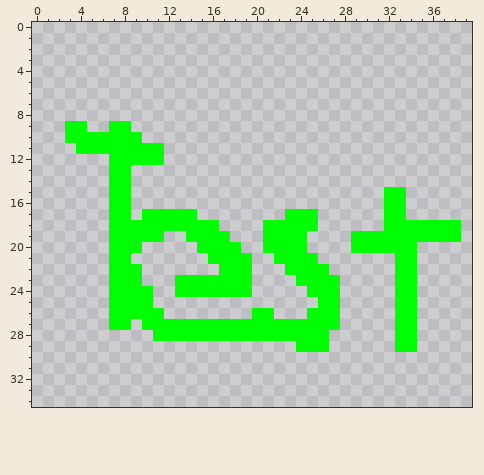
File history of a pixel-art file, PersonalProjects/Art/Documents/Test.aseprite. Above is the file before it was changed.
40x35 pixels, 1 frame.
New version:
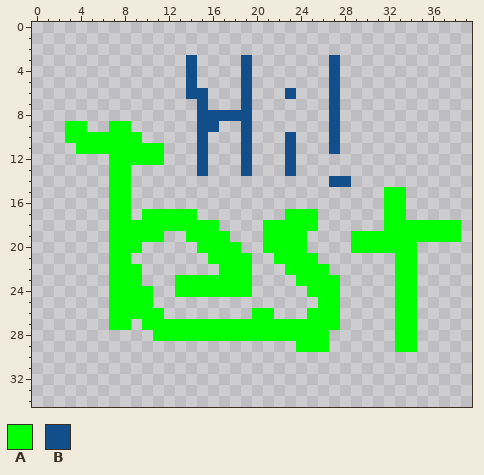
Palette (. is transparent): A #00ff00  B #124e89
Edits made:
@@ x 12..30 @@
  2 ...................
- 3 ...................
- 4 ...................
- 5 ...................
- 6 ...................
- 7 ...................
- 8 ...................
- 9 ...................
-10 ...................
-11 ...................
-12 ...................
-13 ...................
-14 ...................
+ 3 ..B....B.......B...
+ 4 ..B....B.......B...
+ 5 ..B....B.......B...
+ 6 ..BB...B...B...B...
+ 7 ...B...B.......B...
+ 8 ...BBBBB.......B...
+ 9 ...BB..B.......B...
+10 ...B...B...B...B...
+11 ...B...B...B...B...
+12 ...B...B...B.......
+13 ...B...B...B.......
+14 ...............BB..
 15 ...................
Boxes around the changes in both pictures, in picture pixels (x1, y1, x2, y2):
added: (186, 55, 296, 176)
added: (329, 55, 351, 187)
